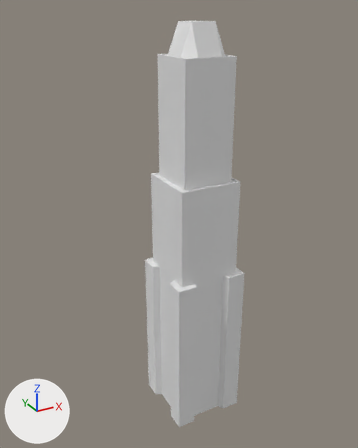
Before and after pictures for a commit that changed the glTF model public/assets/models/buildings/lowpoly-buildings-pack/skyscraper/skyscraper-lp-16.glb.
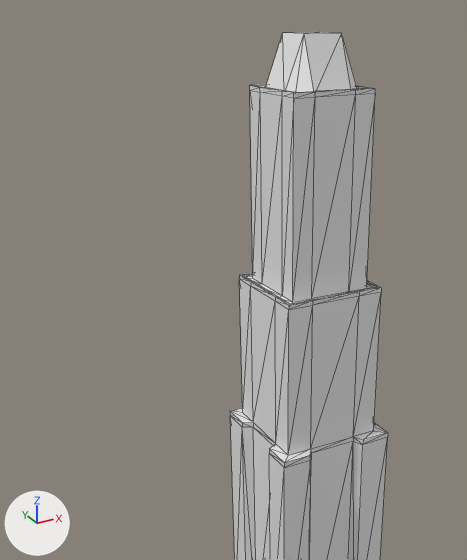
The first picture shows the older version from a 50 mm camera at (-186.0, -313.0, 334.0) aimed at (-11.0, 4.0, 175.0). The close-ups show the older and then the newer version on the part from 0% to 82% of the width and 0% to 79% of the height of that picture. Only the edits that show in the close-ups are written down. Arrows for +X, +Y and +Z are at lower left; the lights stay in place. The close-ups show mesh edges as thin lines. Where no turn or scale is listed for an object, it has been applied to the vertices. Vertices at exactly the same position are counted once.

Objects in the first close-up: 'skyscraper-lp-17'.
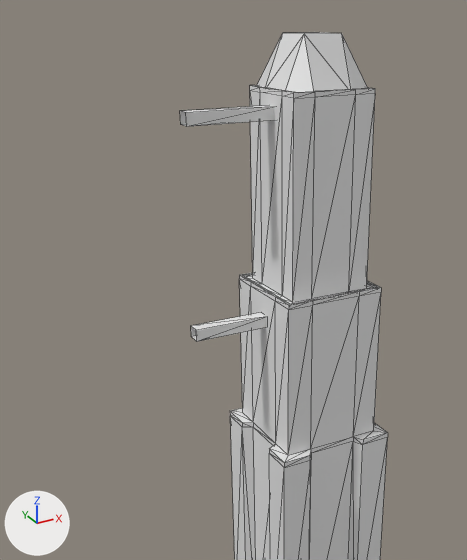
The newer file is also turned or shifted as a whole; pictures and numbers use the older file's frame.

Location of each change, [x1, y1, x2, y2] in pixels of the close-ups (467 x 560 px):
'skyscraper-lp-17', reshaped
    before: [230, 32, 388, 560]
    after: [180, 32, 388, 560]
part 1 of me_cube_073, built on
    before: [266, 32, 357, 92]
    after: [180, 32, 368, 341]

Diff of the bpy script that builds the scene:
```diff
--- a/public/assets/models/buildings/lowpoly-buildings-pack/skyscraper/skyscraper-lp-16.glb.py
+++ b/public/assets/models/buildings/lowpoly-buildings-pack/skyscraper/skyscraper-lp-16.glb.py
@@ me_cube_073 @@
 # used by ob_skyscraper_lp_17; location = (0.0, 0.0, 0.0)
-me_cube_073.from_pydata(...)  # 196 vertices, 370 faces; spans x -30.0..30.0, y -30.0..30.0, z 0.0..324.0
+me_cube_073.from_pydata(...)  # 212 vertices, 386 faces; spans x -61.0..30.0, y -30.0..30.0, z 0.0..324.0
+# me_cube_073 part 1
+# 18 faces are deleted
+# 8 vertices are added at x -61.0..-19.0, y -3.0, z 195.0..295.0
+# 8 new vertices lie (0.0, 6.0, 0.0) away from vertices in x -61.0..-19.0, y -3.0, z 195.0..295.0
+# 34 new faces join them
```
